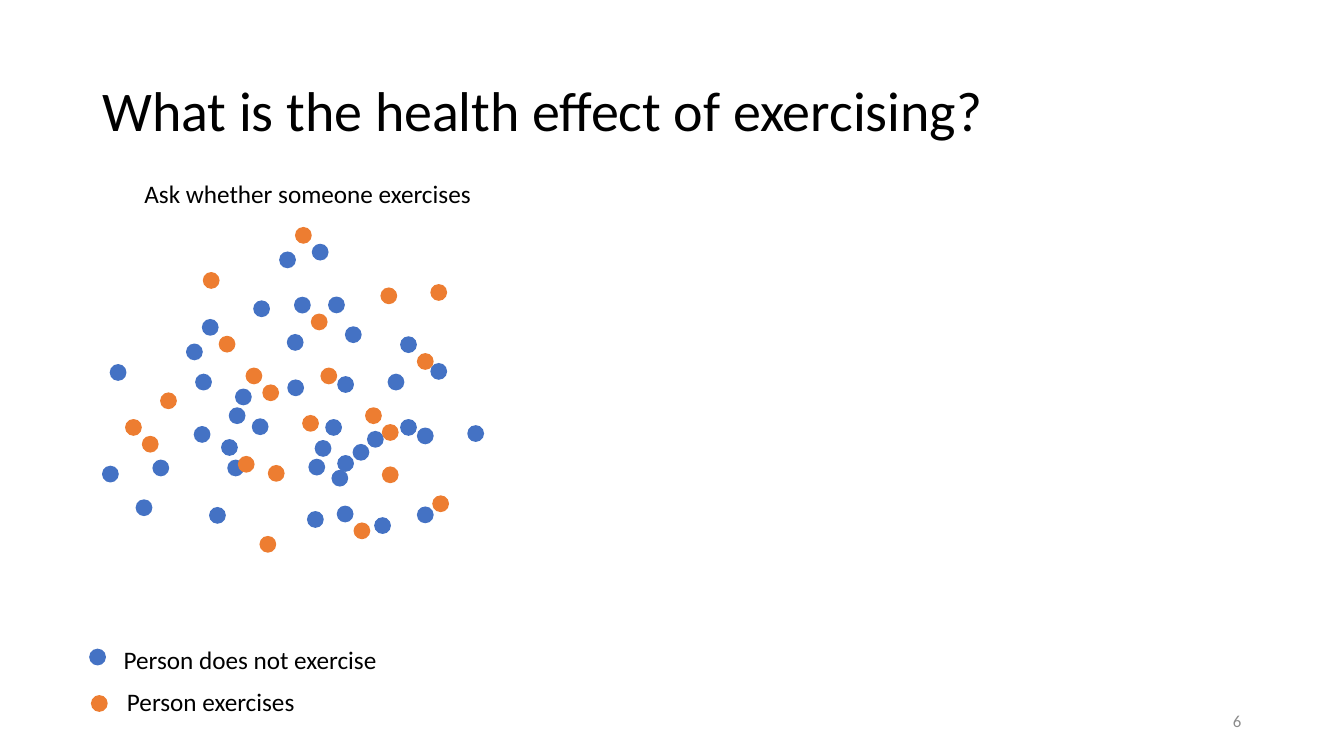
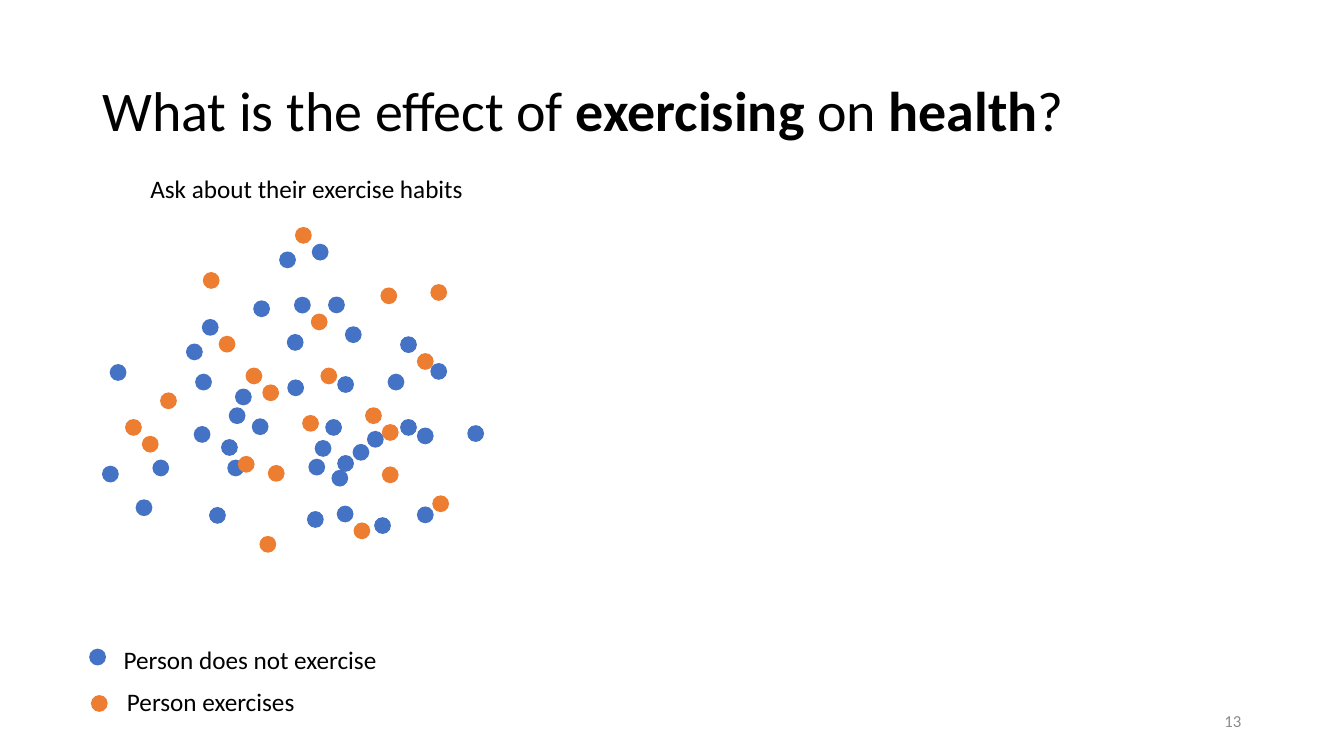
Before and after one commit to thuydtng/Adult-Education, a slide deck: slide 13 of Randomized Control Trial.pptx (slide 6 before the commit). Drawn at 1344x756 pixels with LibreOffice and Linux fonts; fonts in the diff are those of the drawing. Boxes give left, top, right and bottom in pixels: in the first picture for what was removed or moved away, otherwise in the second. Text is boxed around its words. In the diff, an @@ line names an element or a change of style, - is before the commit and + after.

```diff
--- a/Randomized Control Trial.pptx
+++ b/Randomized Control Trial.pptx
@@ title at (102,91,1064,141): text changed @@
-What is the health effect of exercising?
+What is the effect of exercising on health?
@@ text at (150,180,463,199): text changed @@
-Ask whether someone exercises
+Ask about their exercise habits
@@ page number at (1224,716,1241,727): text changed @@
-6
+13
```
Also in this commit, not shown: 15 other slides changed, 8 slides added, 1 other file.
